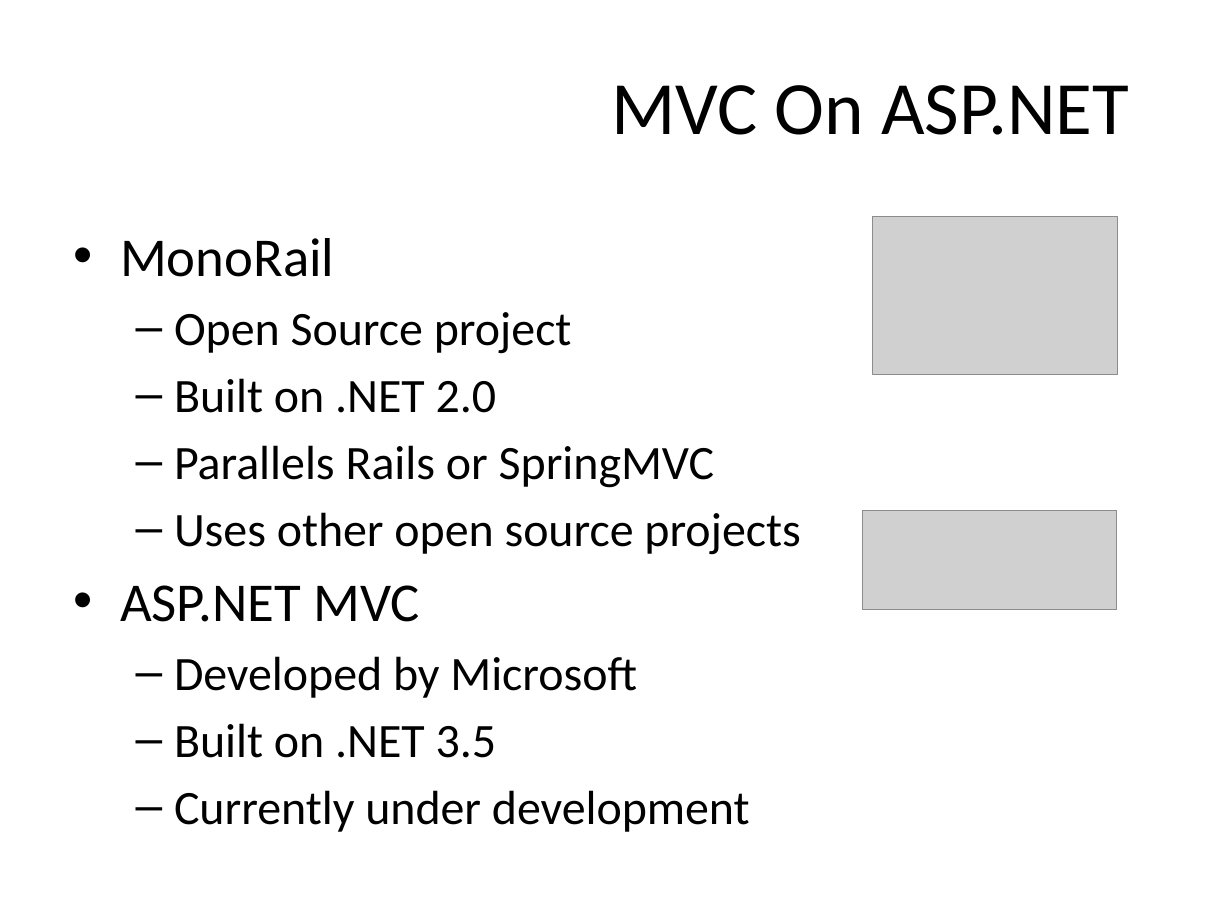
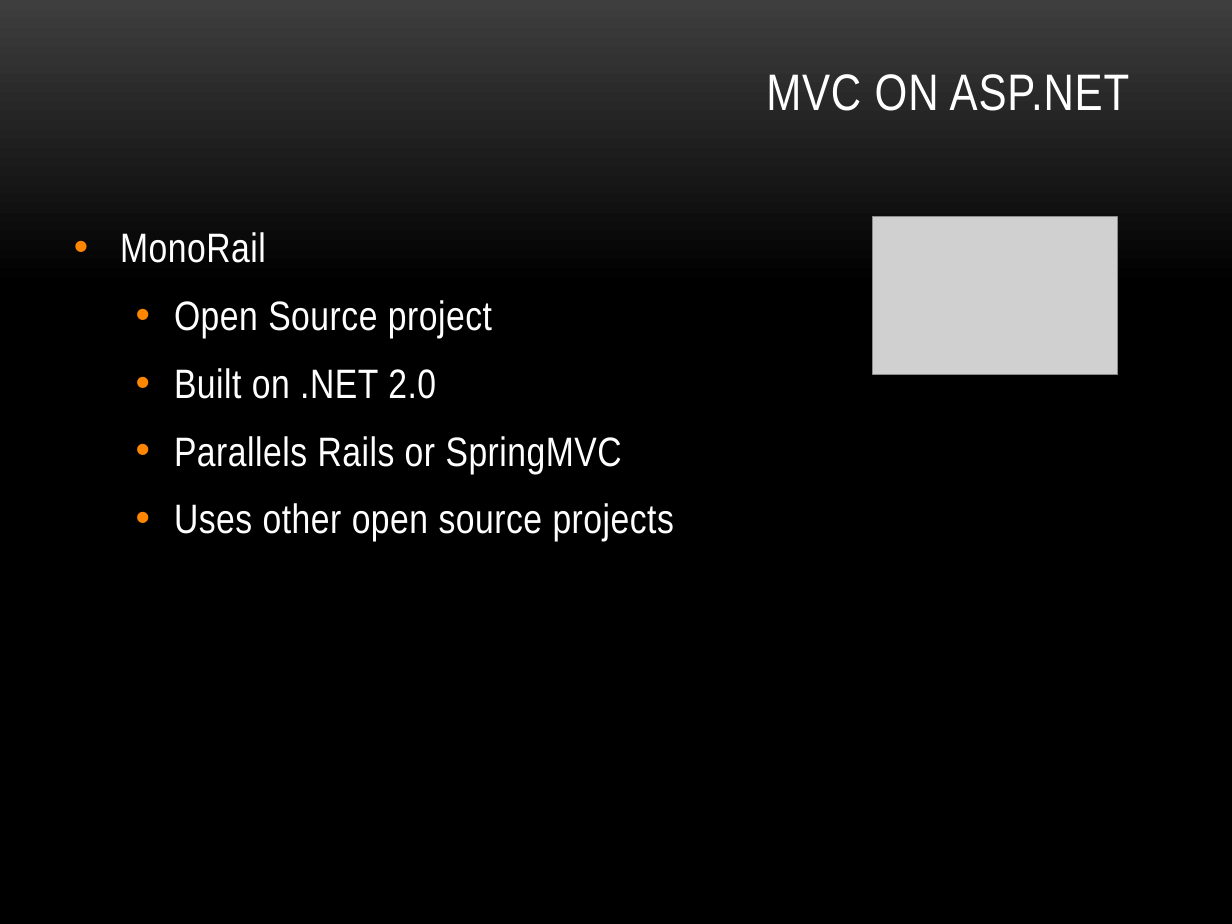
Before and after one commit to lozanotek/zenofmvc, a slide deck: slide 21 of slides/aspnet_mvc_zen.pptx (slide 22 before the commit). Drawn at 1232x924 pixels with LibreOffice and Linux fonts; fonts in the diff are those of the drawing; grey boxes stand for pictures; background and template pictures are left out. Boxes give left, top, right and bottom in pixels: in the first picture for what was removed or moved away, otherwise in the second. Text is boxed around its words. In the diff, an @@ line names an element or a change of style, - is before the commit and + after.

```diff
--- a/slides/aspnet_mvc_zen.pptx
+++ b/slides/aspnet_mvc_zen.pptx
@@ background #FFFFFF to picture (left out) @@
@@ title at box(766, 74, 1130, 111): text changed; size 44 to 30 pt; font Calibri to Arial Narrow; text colour #000000 to #FFFFFF @@
-MVC On ASP.NET
+MVC ON ASP.NET
@@ text "MonoRail" at box(120, 232, 674, 541): size 32 to 24 pt in "MonoRail"; font Calibri to Arial Narrow, text colour #000000 to #FFFFFF, letter spacing 0 to 0.3 pt, size 28 to 24 pt; more space between paragraphs; bullet – to • @@
@@ picture removed at box(862, 511, 1116, 610) @@
@@ text at box(120, 585, 750, 832): paragraphs removed @@
-• ASP.NET MVC
-  – Developed by Microsoft
-  – Built on .NET 3.5
-  – Currently under development
```
Also in this commit, not shown: 23 other slides changed, 4 slides added, 6 slides removed, 36 other files.
